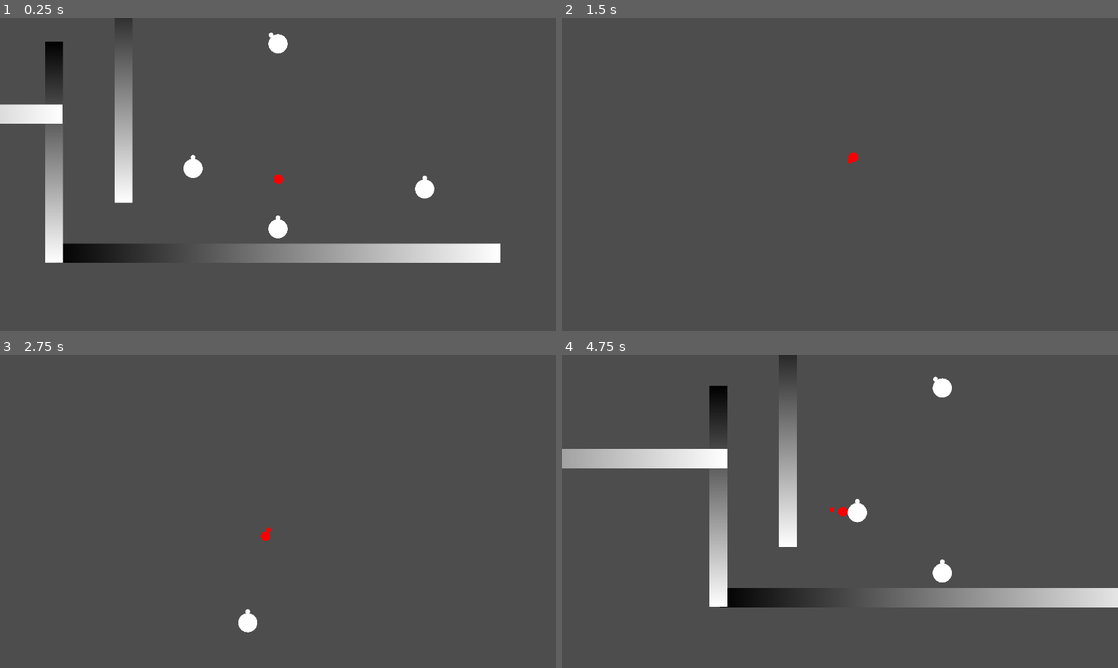
Above: before the commit, frames 1-4 (two rows, left to right).
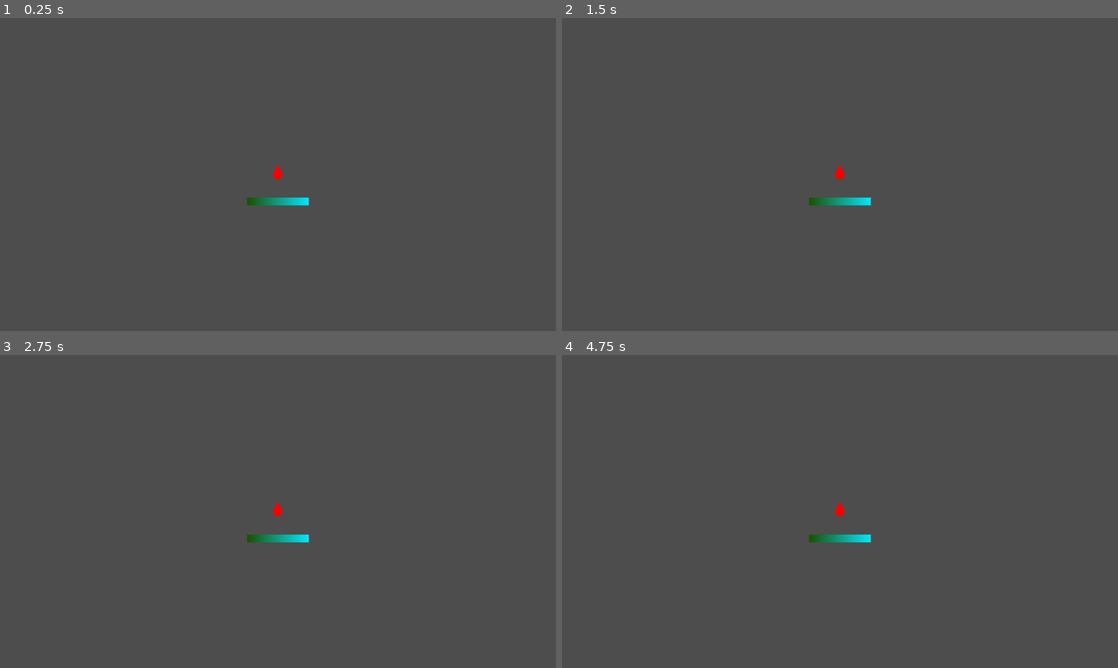
Above: after the commit, the same moments.

Repository: Verisran/EdiGameJam25
Game: Godot game, scene res://Level/GameRoot/game_root.tscn
Same seed, same stepped clock (60 frames per second), same inputs: the game is played once before the commit and once after it. Before the commit the project starts from res://Level/game_root.tscn.
Inputs (mouse positions are in pixels of both pictures, inside the frame that each line leads up to):
- Up to frame 1 (0.25 s): no input
- Up to frame 2 (1.5 s): move the mouse to (812, 237) at 0.52 s; hold D (Right) from 0.53 s (still down); tap Space (Jump) at 0.77 s; move the mouse to (1006, 221) at 1.27 s
- Up to frame 3 (2.75 s): tap Space (Jump) at 1.52 s; move the mouse to (111, 464) at 2.02 s; release D (Right) at 2.03 s; hold A (Left) from 2.03 s (still down)
- Up to frame 4 (4.75 s): move the mouse to (867, 511) at 2.77 s; tap Space (Jump) at 3.02, 3.77, 4.52 s; move the mouse to (756, 433) at 3.52 s; move the mouse to (962, 495) at 4.27 s; release A (Left) at 4.28 s; hold D (Right) from 4.28 s (still down)

The runs differ from the first frame. In frame 1, 9.0% of the frame differs, in the area x 0-90%, y 0-79%; in frame 2, 0.4%; in frame 3, 0.5%; in frame 4, 9.6%, in the area x 0-100%, y 0-81%.

Commit message:
Added level loading, player Health Bar, improvements

Diff:
--- /dev/null
+++ b/Autoloads/GameManager.gd
@@ -0,0 +1,36 @@
+extends Node
+
+@onready var GameRoot: Node = get_tree().get_root().get_node("GameRoot")
+@onready var LevelRoot: Node2D = GameRoot.get_child(0)
+@onready var PlayerRoot: Node2D = GameRoot.get_child(1)
+@onready var player: Player = PlayerRoot.get_child(0)
+
+var current_level: Resource
+
+func _ready() -> void:
+	set_process_mode(Node.PROCESS_MODE_ALWAYS)
+	reset_player()
+	change_level("res://Level/debug_level.tscn")
+
+func change_level(level_path: String)->void:
+	ResourceLoader.load_threaded_request(level_path)
+	while(true):
+		if(ResourceLoader.load_threaded_get_status(level_path) != ResourceLoader.THREAD_LOAD_LOADED):
+			break
+		if(ResourceLoader.load_threaded_get_status(level_path) != ResourceLoader.THREAD_LOAD_FAILED):
+			return
+		await get_tree().create_timer(0.16666).timeout
+	current_level = ResourceLoader.load_threaded_get(level_path)
+	add_level()
+
+func add_level()->void:
+	if(LevelRoot.get_child_count() > 0):
+		LevelRoot.remove_child(LevelRoot.get_child(0))
+	LevelRoot.add_child(current_level.instantiate())
+	level_start()
+
+func level_start()->void:
+	player.start()
+
+func reset_player()->void:
+	player.reset()
--- a/Bubbles/bubble_base.gd
+++ b/Bubbles/bubble_base.gd
@@ -41,6 +41,8 @@
 				on_collide_entity(result.collider)
 				continue
 			if(result.collider is HealthBase):
+				if(push_mode == PushType.PULL):
+					continue
 				attack(result.collider)
 				continue
 
@@ -62,7 +64,6 @@
 				return
 		PushType.AMPLIFY:
 			target.impulse(target.velocity.normalized(), push_strength)
-
 		PushType.SET_VELOCITY:
 			target.velocity = -transform.y*push_strength
 	pop()
@@ -70,10 +71,11 @@
 func pull_target(target: Player):
 	target.disabled = true
 	target.velocity = Vector2.ZERO
-	for i in range(11):
-		if((self.position-target.position).length() < 10):
-			break
+	for i in range(5):
 		target.velocity = (self.position-target.position).normalized()*push_strength*(clampf(i*0.01, 0.05, 0.1))
+		target.health.take_damage(damage*(i*0.1))
+		if((self.position-target.position).length() < 5):
+			target.velocity = Vector2.ZERO
 		await get_tree().create_timer(0.16666, false).timeout
 	target.disabled = false
 	pop()
--- a/Health/health.gd
+++ b/Health/health.gd
@@ -1,8 +1,15 @@
 extends Area2D
 class_name HealthBase
-@export var health: float = 10
+@export var health: float = 10:
+	set(value):
+		health = value
+		if(health_bar == null):
+			return
+		health_bar.value = (health/target_health)*100
+@onready var target_health: float = health
 @export var shape: Shape2D
 @onready var my_hitbox: CollisionShape2D = $CollisionShape2D
+@export var health_bar: TextureProgressBar
 
 func _ready() -> void:
 	my_hitbox.shape = shape
@@ -13,4 +20,4 @@
 		die()
 
 func die()->void:
-	print("You Died")
+	get_parent().death_seq()
--- /dev/null
+++ b/Level/GameRoot/game_root.tscn
@@ -0,0 +1,12 @@
+[gd_scene load_steps=2 format=3 uid="uid://be8uwg3djjkpy"]
+
+[ext_resource type="PackedScene" uid="uid://cjmis435pqcrb" path="res://Player/Player.tscn" id="3_awbhi"]
+
+[node name="GameRoot" type="Node"]
+
+[node name="LevelRoot" type="Node2D" parent="."]
+
+[node name="PlayerRoot" type="Node2D" parent="."]
+
+[node name="CharacterBody2D" parent="PlayerRoot" instance=ExtResource("3_awbhi")]
+collision_layer = 2
--- a/Level/game_root.tscn
+++ b/Level/debug_level.tscn
@@ -1,7 +1,6 @@
-[gd_scene load_steps=12 format=3 uid="uid://be8uwg3djjkpy"]
+[gd_scene load_steps=11 format=3 uid="uid://bf8ub5li6pm6g"]
 
-[ext_resource type="PackedScene" uid="uid://cjmis435pqcrb" path="res://Player/Player.tscn" id="1_5r0le"]
-[ext_resource type="PackedScene" uid="uid://fu244ak5fa8o" path="res://Bubbles/BasicBubble.tscn" id="2_8ke5u"]
+[ext_resource type="PackedScene" uid="uid://fu244ak5fa8o" path="res://Bubbles/BasicBubble.tscn" id="1_7ibd7"]
 
 [sub_resource type="PhysicsMaterial" id="PhysicsMaterial_pay3r"]
 
@@ -24,10 +23,10 @@
 [sub_resource type="RectangleShape2D" id="RectangleShape2D_gbjwt"]
 size = Vector2(932, 40)
 
-[sub_resource type="CircleShape2D" id="CircleShape2D_x2okt"]
+[sub_resource type="CircleShape2D" id="CircleShape2D_lmtl4"]
 radius = 50.0
 
-[node name="GameRoot" type="Node"]
+[node name="DebugLevel" type="Node2D"]
 
 [node name="StaticBody2D" type="StaticBody2D" parent="."]
 position = Vector2(0, 176)
@@ -83,21 +82,19 @@
 mesh = SubResource("QuadMesh_etj4w")
 texture = SubResource("GradientTexture1D_6r8uy")
 
-[node name="CharacterBody2D" parent="." instance=ExtResource("1_5r0le")]
-collision_layer = 2
-
-[node name="BubbleBase3" parent="." instance=ExtResource("2_8ke5u")]
+[node name="BubbleBase3" parent="." instance=ExtResource("1_7ibd7")]
 position = Vector2(0, 125)
 push_mode = 1
 
-[node name="BubbleBase2" parent="." instance=ExtResource("2_8ke5u")]
+[node name="BubbleBase2" parent="." instance=ExtResource("1_7ibd7")]
 position = Vector2(0, -258)
 rotation = -0.662351
+scale = Vector2(1, 1)
 pop_on_collide = true
 solid = false
 push_mode = 4
 
-[node name="BubbleBase4" parent="." instance=ExtResource("2_8ke5u")]
+[node name="BubbleBase4" parent="." instance=ExtResource("1_7ibd7")]
 position = Vector2(304, 105)
 speed = 250.0
 direc = Vector2(0, -1)
--- a/Player/Player.tscn
+++ b/Player/Player.tscn
@@ -32,11 +32,31 @@
 
 [sub_resource type="CircleShape2D" id="CircleShape2D_mgaa2"]
 
-[node name="CharacterBody2D" type="CharacterBody2D"]
+[sub_resource type="Gradient" id="Gradient_cf21m"]
+colors = PackedColorArray(0.114897, 0.114897, 0.114897, 0.494118, 1, 1, 1, 1)
+
+[sub_resource type="GradientTexture2D" id="GradientTexture2D_tj6g1"]
+gradient = SubResource("Gradient_cf21m")
+width = 128
+height = 16
+fill_to = Vector2(0, 0)
+
+[sub_resource type="Gradient" id="Gradient_q0660"]
+colors = PackedColorArray(0.106667, 0.32, 0, 1, 0, 0.916667, 1, 1)
+
+[sub_resource type="GradientTexture2D" id="GradientTexture2D_cb00h"]
+gradient = SubResource("Gradient_q0660")
+width = 128
+height = 16
+fill_from = Vector2(0, 1)
+fill_to = Vector2(1, 1)
+
+[node name="CharacterBody2D" type="CharacterBody2D" node_paths=PackedStringArray("health")]
 physics_interpolation_mode = 1
 floor_constant_speed = true
 floor_max_angle = 1.0472
 script = ExtResource("1_t8wne")
+health = NodePath("Health")
 
 [node name="CollisionShape2D" type="CollisionShape2D" parent="."]
 shape = SubResource("CircleShape2D_o1pmw")
@@ -51,8 +71,19 @@
 mesh = SubResource("SphereMesh_x70a4")
 texture = SubResource("GradientTexture1D_al3aj")
 
-[node name="Health" parent="." instance=ExtResource("3_6dh2p")]
+[node name="Health" parent="." node_paths=PackedStringArray("health_bar") instance=ExtResource("3_6dh2p")]
+health = 20.0
 shape = SubResource("CircleShape2D_mgaa2")
+health_bar = NodePath("HealthBar")
+
+[node name="HealthBar" type="TextureProgressBar" parent="Health"]
+offset_left = -64.0
+offset_top = 48.0
+offset_right = 192.0
+offset_bottom = 88.0
+value = 100.0
+texture_under = SubResource("GradientTexture2D_tj6g1")
+texture_progress = SubResource("GradientTexture2D_cb00h")
 
 [node name="SmoothCam" type="Node2D" parent="." node_paths=PackedStringArray("target")]
 script = ExtResource("2_2bw23")
--- a/Player/PlayerControl.gd
+++ b/Player/PlayerControl.gd
@@ -2,6 +2,7 @@
 class_name Player
 
 @onready var camera: Camera2D = $SmoothCam/Camera2D
+@export var health: HealthBase
 @onready var point: MeshInstance2D = $CollisionShape2D/point
 
 @export var speed: float = 400
@@ -34,7 +35,7 @@
 	get:
 		return Input.get_axis("Left", "Right")
 
-var disabled: bool = false
+var disabled: bool = true
 
 func _ready() -> void:
 	point.top_level = true
@@ -104,7 +105,12 @@
 func wall_slide_down()->void:
 	if(jumps_amt == 0):
 		return
-	velocity.y = clampf(velocity.y, -1024, 128)
+	var clamps: Vector2 = Vector2(-1024, 128)
+	if(Input.is_action_pressed("Down")):
+		clamps.y = 128*2.5
+	elif(Input.is_action_pressed("Up")):
+		clamps.y = 16
+	velocity.y = clampf(velocity.y, clamps.x, clamps.y)
 
 func time_in_air()->void:
 	if(!is_on_floor() and grav_multiplier <= 2.5):
@@ -118,3 +124,17 @@
 	velocity += vector*strength
 	if(!is_on_floor()):
 		grav_multiplier = 1
+
+func death_seq()->void:
+	await get_tree().create_timer(0.1, false).timeout
+	reset()
+
+func reset()->void:
+	disabled = true
+	velocity = Vector2.ZERO
+	position = Vector2.ZERO
+
+
+func start()->void:
+	reset()
+	disabled = false
--- /dev/null
+++ b/PlayerWeapon/weapon_manager.gd
@@ -0,0 +1 @@
+extends Node2D
--- /dev/null
+++ b/PlayerWeapon/weapon_manager.tscn
@@ -0,0 +1,6 @@
+[gd_scene load_steps=2 format=3 uid="uid://cm2pujpwv1pjb"]
+
+[ext_resource type="Script" path="res://PlayerWeapon/weapon_manager.gd" id="1_7fphp"]
+
+[node name="WeaponSystem" type="Node2D"]
+script = ExtResource("1_7fphp")
--- a/project.godot
+++ b/project.godot
@@ -11,18 +11,20 @@
 [application]
 
 config/name="BubbleBound"
-run/main_scene="res://Level/game_root.tscn"
+run/main_scene="res://Level/GameRoot/game_root.tscn"
 config/features=PackedStringArray("4.3", "Forward Plus")
 config/icon="res://icon.svg"
 
 [autoload]
 
+GameManager="*res://Autoloads/GameManager.gd"
 PhysicsCast="*res://Autoloads/ShortPhysics.gd"
 
 [display]
 
 window/size/viewport_width=1440
 window/size/viewport_height=810
+window/size/resizable=false
 
 [dotnet]
 
@@ -55,9 +57,14 @@
 "events": [Object(InputEventKey,"resource_local_to_scene":false,"resource_name":"","device":-1,"window_id":0,"alt_press …(191 unchanged characters)…
 ]
 }
-Slam={
+Action1={
 "deadzone": 0.5,
-"events": [Object(InputEventKey,"resource_local_to_scene":false,"resource_name":"","device":-1,"window_id":0,"alt_pressed":false,"shift_pressed":false,"ctrl_pressed":false,"meta_pressed":false,"pressed":false,"keycode":0,"physical_keycode":4194325,"key_label":0,"unicode":0,"location":0,"echo":false,"script":null)
+"events": [Object(InputEventMouseButton,"resource_local_to_scene":false,"resource_name":"","device":-1,"window_id":0,"alt_pressed":false,"shift_pressed":false,"ctrl_pressed":false,"meta_pressed":false,"button_mask":0,"position":Vector2(0, 0),"global_position":Vector2(0, 0),"factor":1.0,"button_index":1,"canceled":false,"pressed":false,"double_click":false,"script":null)
+]
+}
+Action2={
+"deadzone": 0.5,
+"events": [Object(InputEventMouseButton,"resource_local_to_scene":false,"resource_name":"","device":-1,"window_id":0,"alt_pressed":false,"shift_pressed":false,"ctrl_pressed":false,"meta_pressed":false,"button_mask":0,"position":Vector2(0, 0),"global_position":Vector2(0, 0),"factor":1.0,"button_index":2,"canceled":false,"pressed":false,"double_click":false,"script":null)
 ]
 }
 
Not shown: 1 places in Level/debug_level.tscn that only renumber resources
Not shown: 1 places in Player/Player.tscn that only renumber resources
